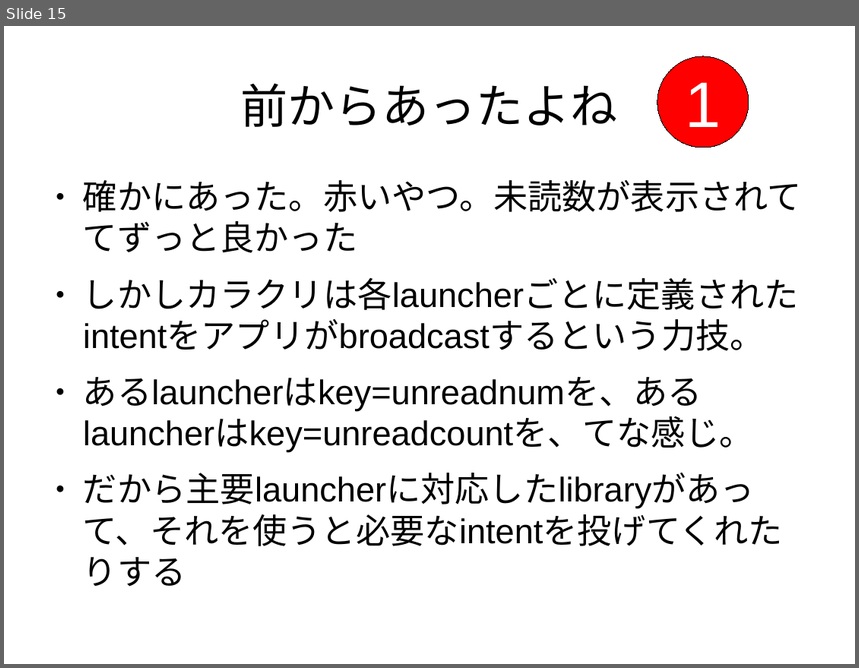
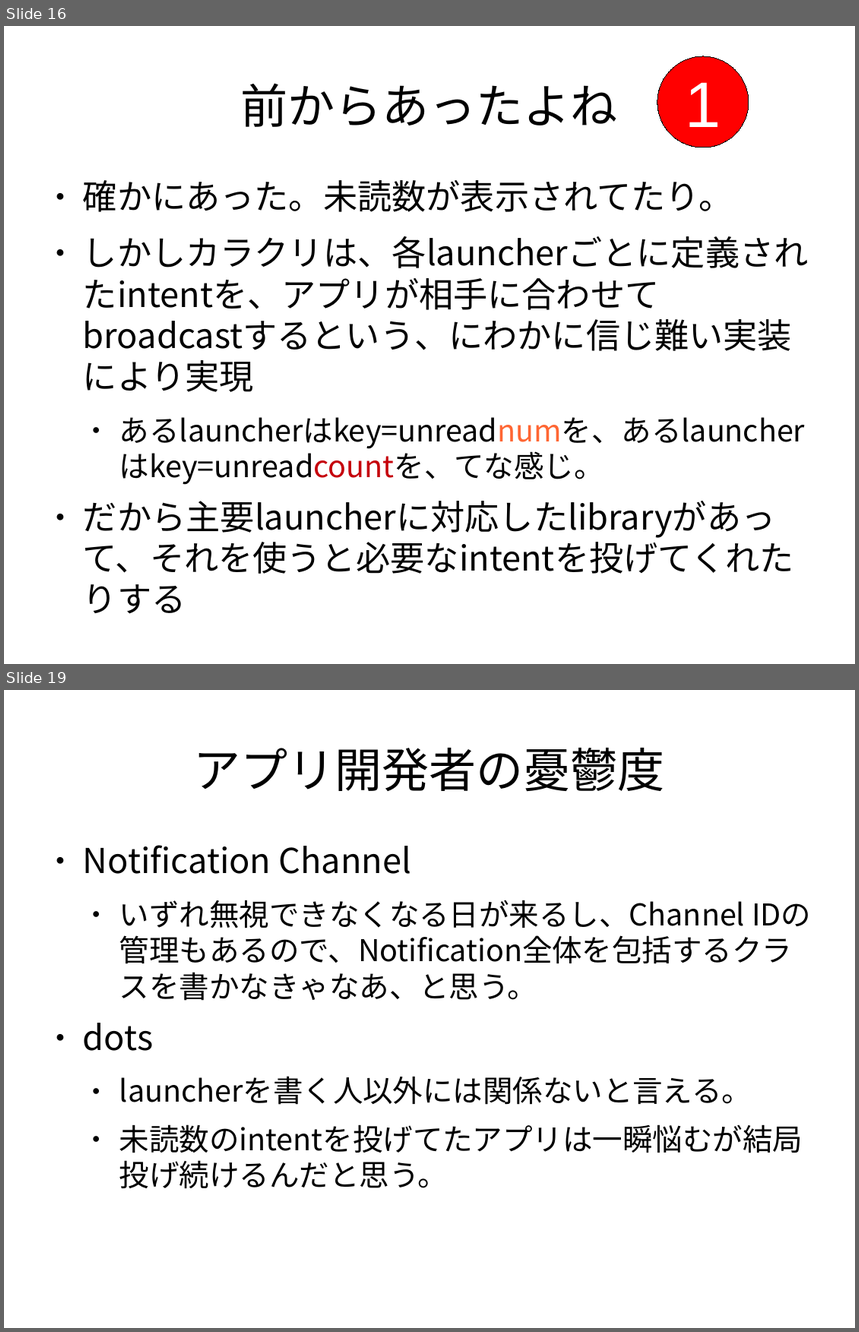
Before and after one commit to tmhouse/TestNotificationChannelSample, a slide deck: NotificationChannelについて.odp. Shown one above the other, each under a label of ours: slide 15 before the commit, slides 16 and 19 after it; the slides between them are not shown. The pictures are 859x668 and 859x1332 pixels, drawn with LibreOffice and Linux fonts; fonts in the diff are those of the drawing. Boxes give left, top, right and bottom in pixels: in the first picture for what was removed or moved away, otherwise in the second. Text is boxed around its words. In the diff, an @@ line names an element or a change of style, - is before the commit and + after.

```diff
--- a/NotificationChannelについて.odp
+++ b/NotificationChannelについて.odp
@@ slide 19 added at [4, 690, 855, 1328], background #FFFFFF @@
@@ title added at [193, 748, 665, 791], 44 pt, text #000000 @@
+アプリ開発者の憂鬱度
@@ text added at [83, 845, 803, 1189], 28 pt, text #000000 @@
+● Notification Channel
+  ● いずれ無視できなくなる日が来るし、Channel IDの管理もあるので、Notification全体を包括するクラスを書かなきゃなあ、と思う。
+● dots
+  ● launcherを書く人以外には関係ないと言える。
+  ● 未読数のintentを投げてたアプリは一瞬悩むが結局投げ続けるんだと思う。
@@ what was slide 15 is now slide 16 @@
@@ slide 16 changed as well @@
@@ text at [83, 180, 809, 392]: text changed; font Arial to Noto Sans CJK JP @@
-● 確かにあった。赤いやつ。未読数が表示されててずっと良かった
-● しかしカラクリは各launcherごとに定義されたintentをアプリがbroadcastするという力技。
+● 確かにあった。未読数が表示されてたり。
+● しかしカラクリは、各launcherごとに定義されたintentを、アプリが相手に合わせてbroadcastするという、にわかに信じ難い実装により実現
@@ text at [83, 417, 805, 574]: size 32 to 28 pt, text colour #000000 to #FF6633, text colour #000000 to #C5000B in "あるlauncherはkey=unreadnumを、あるlauncherはkey=unreadcountを、てな感じ。"; font Arial to Noto Sans CJK JP in "あるlauncherはkey=unreadnumを、あるlauncherはkey=unreadcountを、てな感じ。", "だから主要launcherに対応したlibraryがあって、それを使うと必要なintentを投げてくれたりする"; list level 1 to 2 in "あるlauncherはkey=unreadnumを、あるlauncherはkey=unreadcountを、てな感じ。" @@
```
Also in this commit, not shown: 14 other slides changed, 4 other slides added, 2 slides removed.
